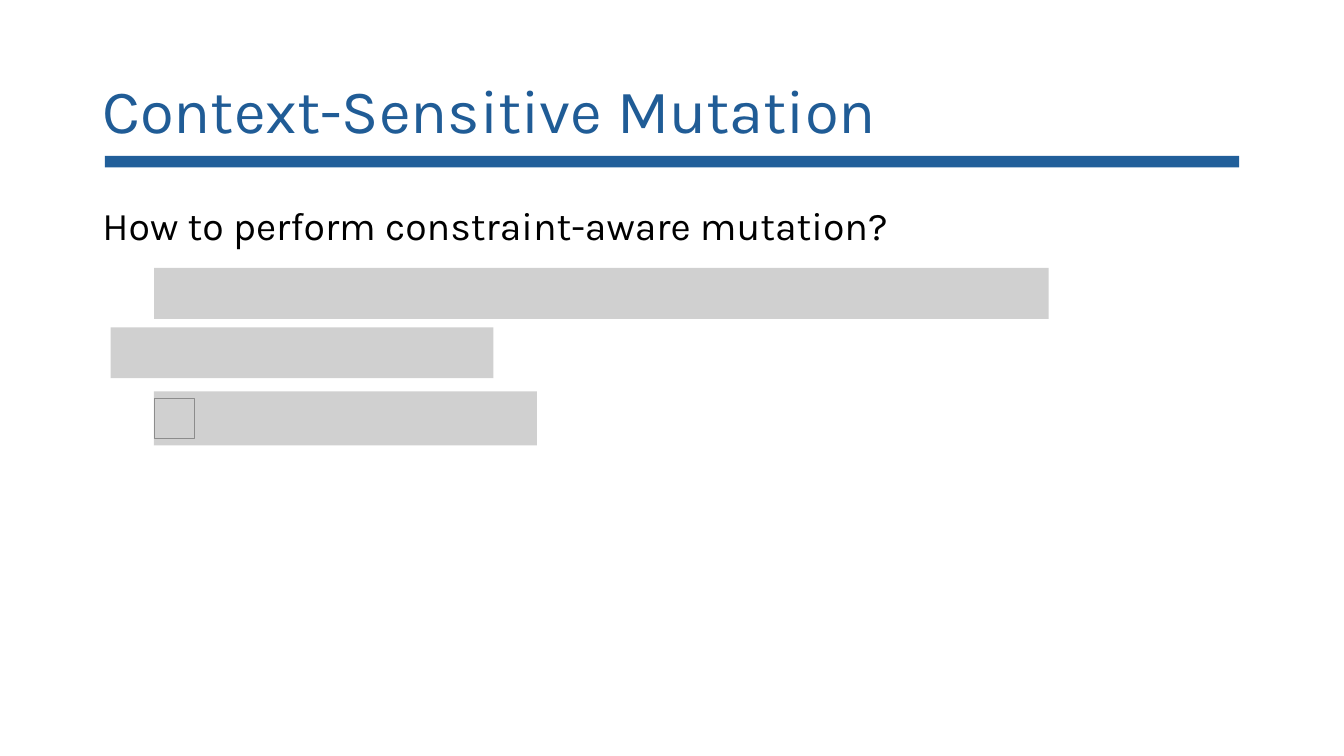
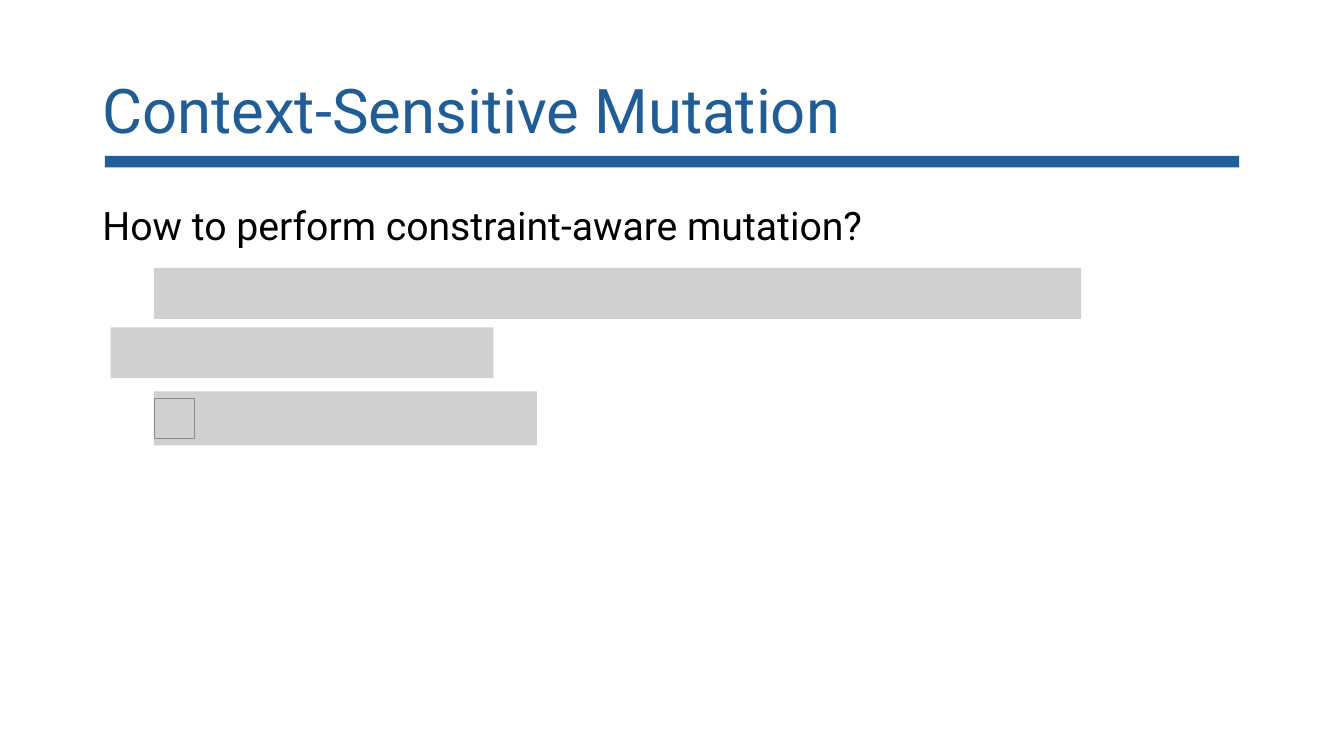
Before and after one commit to lorchrob/goblin_slides, a slide deck: slide 11 of goblin_slides.pptx. Drawn at 1344x756 pixels with LibreOffice and Linux fonts; fonts in the diff are those of the drawing; grey boxes stand for pictures. Boxes give left, top, right and bottom in pixels: in the first picture for what was removed or moved away, otherwise in the second. Text is boxed around its words. In the diff, an @@ line names an element or a change of style, - is before the commit and + after.

Commit message:
PPTX fonts

```diff
--- a/goblin_slides.pptx
+++ b/goblin_slides.pptx
@@ title "Context-Sensitive Mutation" at (102,88,841,134): font Karla to Roboto @@
@@ text "How to perform constraint-aware mutation?" at (102,210,862,248): font Karla to Roboto @@
@@ picture: place and size @@
-picture at (154,268,1050,319)
+picture at (154,268,1082,319)
```
Also in this commit, not shown: 39 other slides changed, 1 slide added, 3 slides removed.
